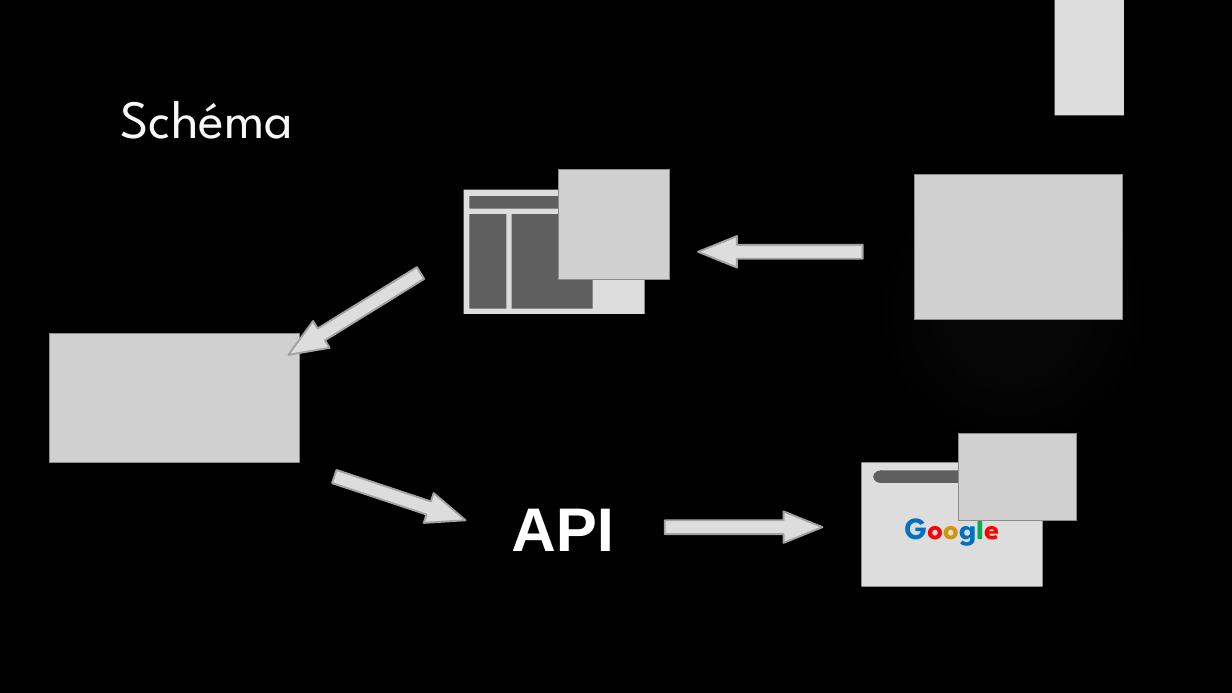
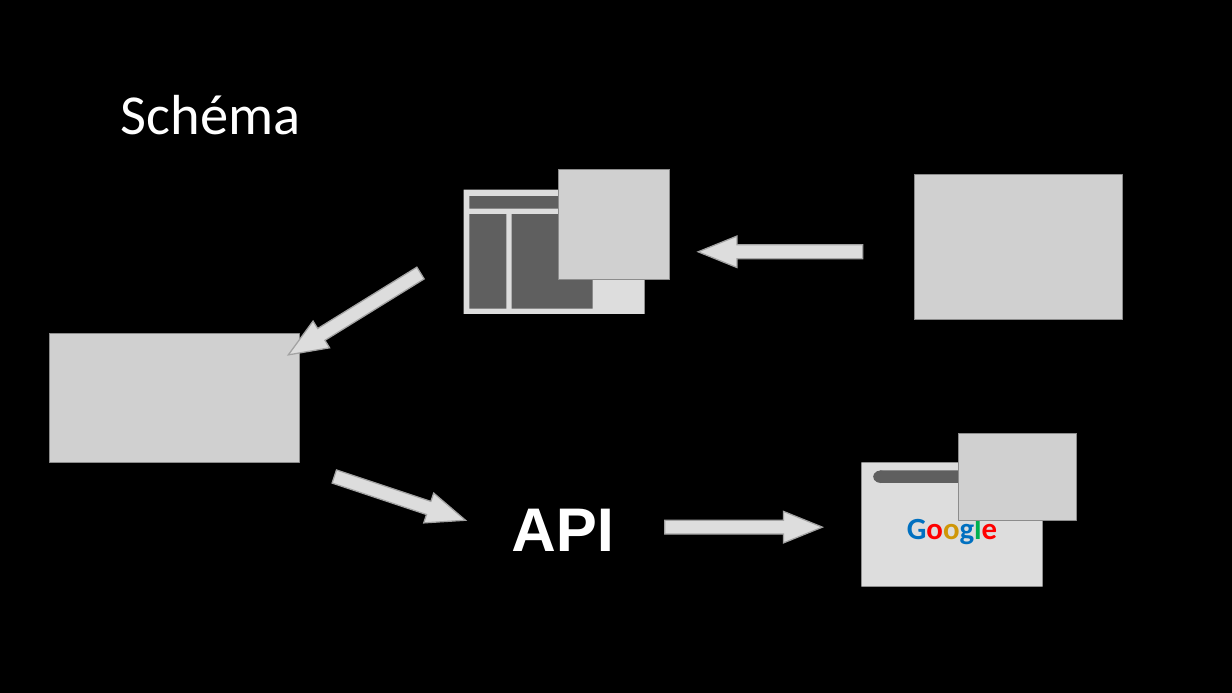
Before and after one commit to julesstahli/Yoctopuce, a slide deck: slide 7 of documentation/Yoctopuce.pptx (slide 6 before the commit). Drawn at 1232x693 pixels with LibreOffice and Linux fonts; fonts in the diff are those of the drawing; grey boxes stand for pictures; background and template pictures are left out. Boxes give left, top, right and bottom in pixels: in the first picture for what was removed or moved away, otherwise in the second. Text is boxed around its words. In the diff, an @@ line names an element or a change of style, - is before the commit and + after.

```diff
--- a/documentation/Yoctopuce.pptx
+++ b/documentation/Yoctopuce.pptx
@@ rectangle removed at bbox=[1055, 0, 1124, 116] @@
@@ title "Schéma" at bbox=[121, 94, 301, 135]: size 42 to 44 pt, font League Spartan to Calibri, text colour #F8F8F8 to #FFFFFF; line spacing 1 to 0.9 @@
@@ text "Google" at bbox=[907, 513, 997, 545]: font League Spartan to Calibri @@
```
Also in this commit, not shown: 8 other slides changed, 4 slides added, 2 slides removed.
